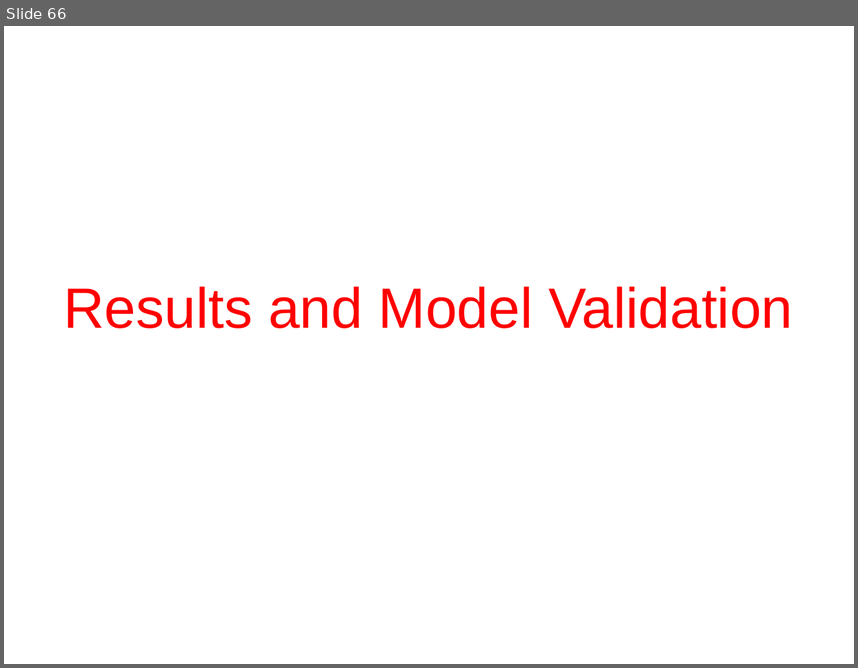
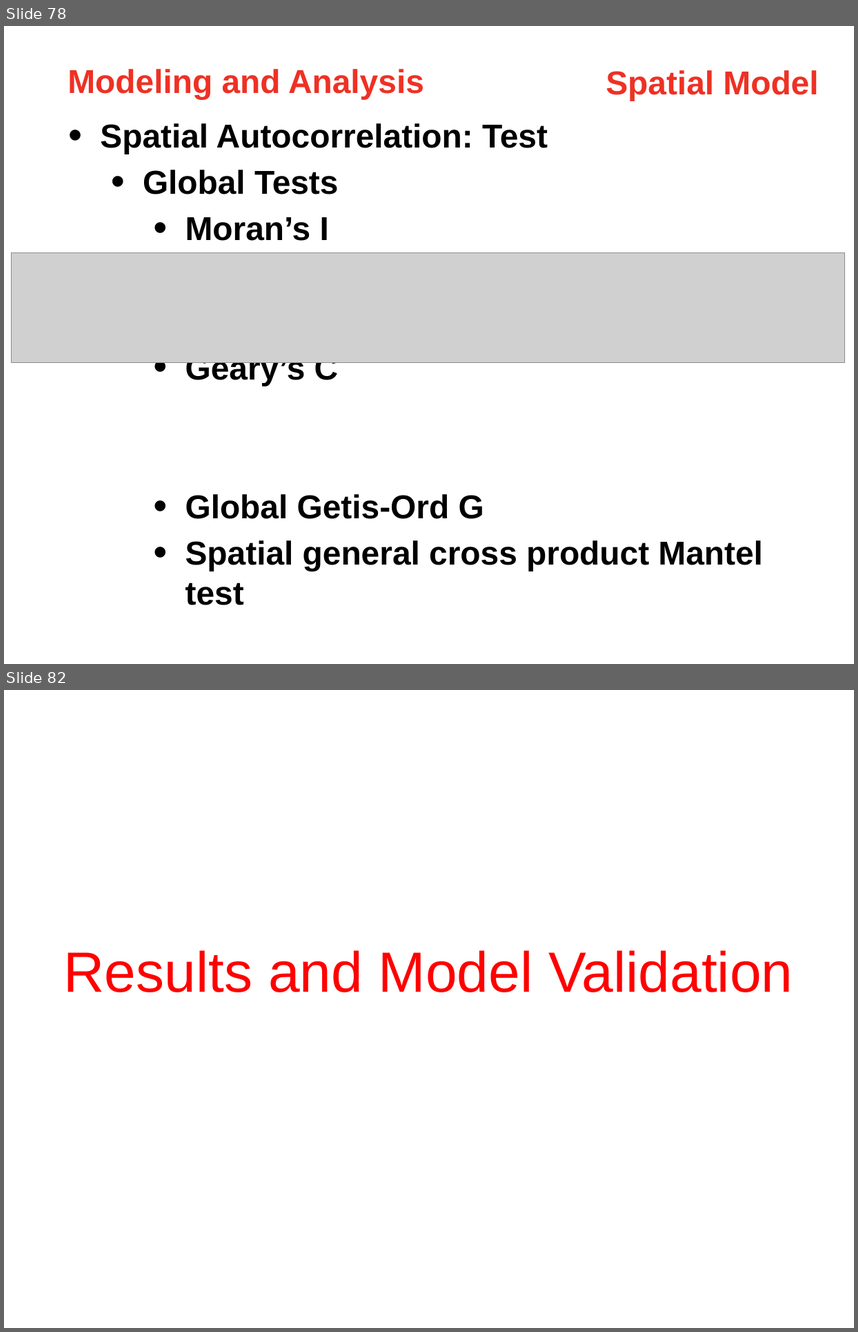
Before and after one commit to linghend/PPR, a slide deck: RentIndex/6_Presentation/RentIndex.pptx. Shown one above the other, each under a label of ours: slide 66 before the commit, slides 78 and 82 after it; the slides between them are not shown. The pictures are 858x668 and 858x1332 pixels, drawn with LibreOffice and Linux fonts; fonts in the diff are those of the drawing; grey boxes stand for pictures. Boxes give left, top, right and bottom in pixels: in the first picture for what was removed or moved away, otherwise in the second. Text is boxed around its words. In the diff, an @@ line names an element or a change of style, - is before the commit and + after.

```diff
--- a/RentIndex/6_Presentation/RentIndex.pptx
+++ b/RentIndex/6_Presentation/RentIndex.pptx
@@ slide 78 added at (4,26,854,664), background #FFFFFF @@
@@ text added at (67,69,424,99), 28 pt, text #EE3124, bold @@
+Modeling and Analysis
@@ text added at (606,70,818,101), 28 pt, text #EE3124, bold @@
+Spatial Model
@@ text added at (100,123,763,605), 28 pt, text #000000, bold @@
+• Spatial Autocorrelation: Test
+  • Global Tests
+    • Moran’s I
+    • Geary’s C
+    • Global Getis-Ord G
+    • Spatial general cross product Mantel test
@@ picture added at (11,253,844,363) @@
@@ what was slide 66 is now slide 82 @@
```
Also in this commit, not shown: 1 slide changed, 18 other slides added, 6 other files.
